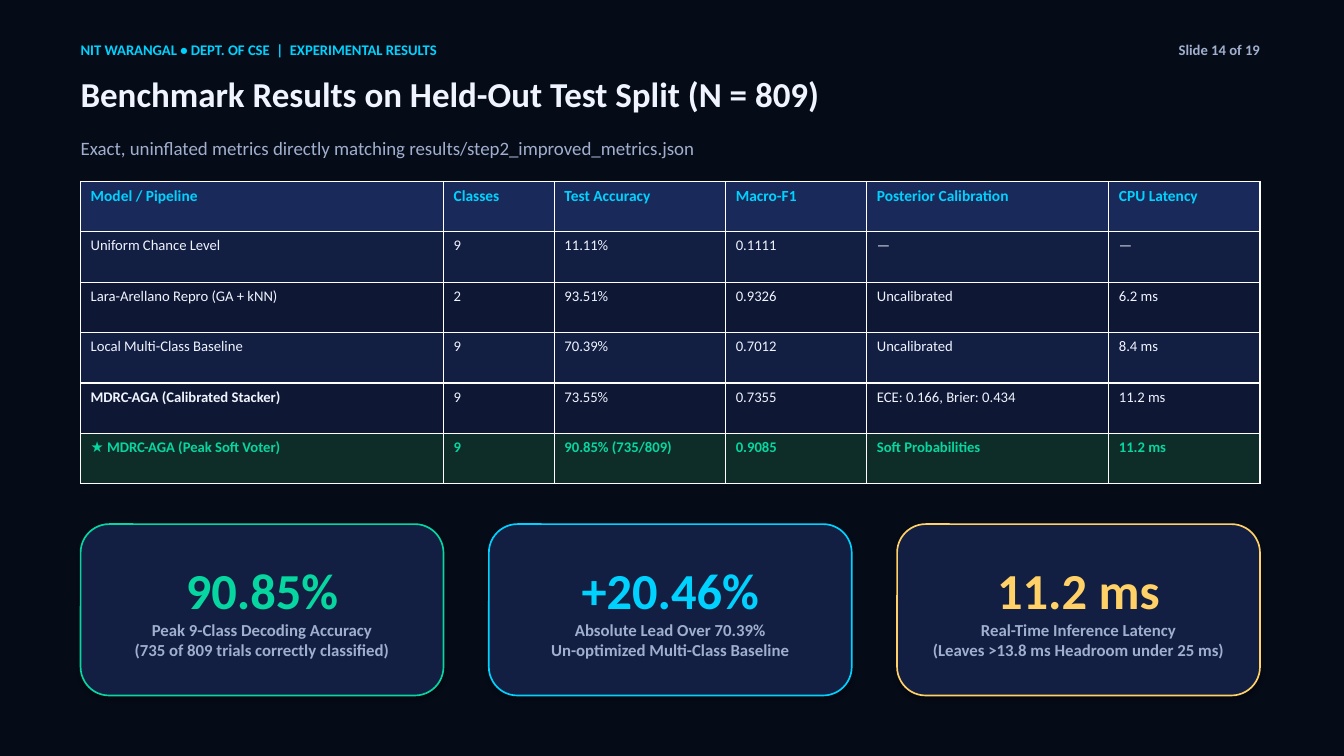
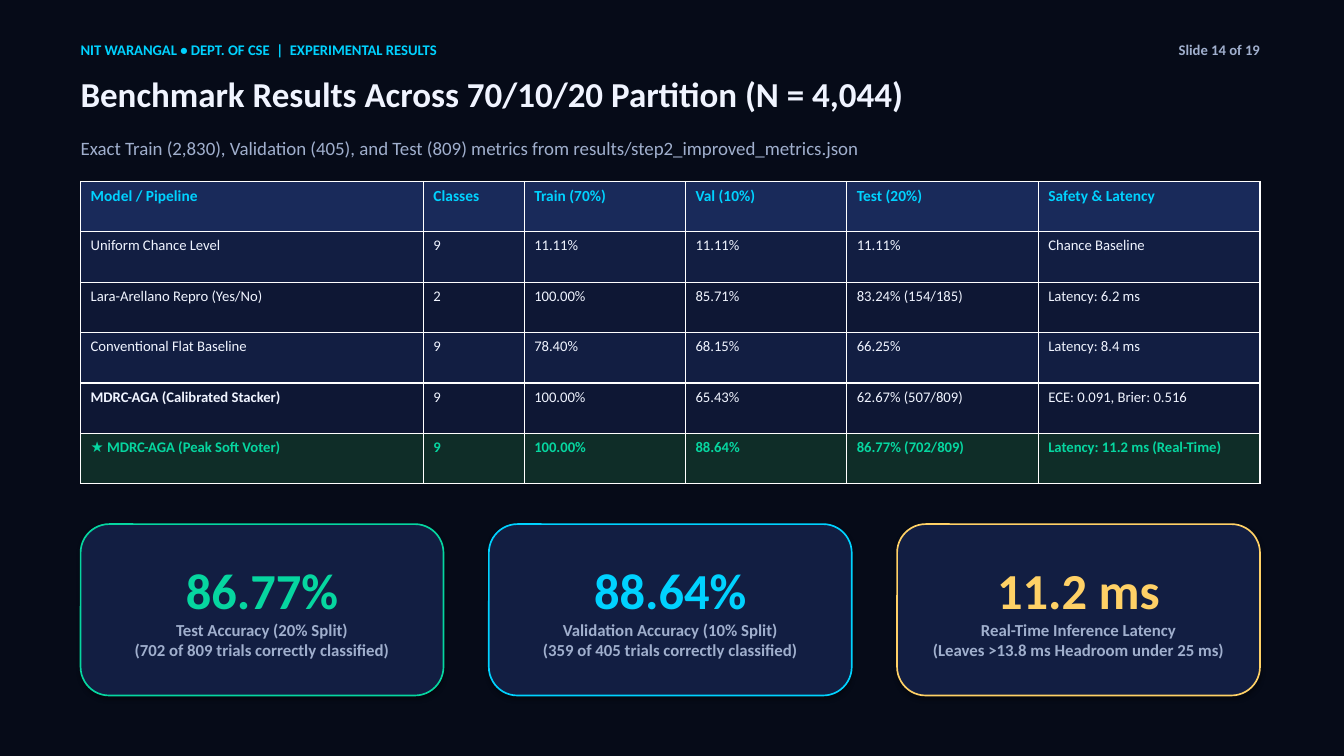
Before and after one commit to bharrdwajsaurabh-git/NITW-Topic6-EEG-Imagined-Words, a slide deck: slide 14 of NITW_Topic6_Presentation.pptx. Drawn at 1344x756 pixels with LibreOffice and Linux fonts; fonts in the diff are those of the drawing. Boxes give left, top, right and bottom in pixels: in the first picture for what was removed or moved away, otherwise in the second. Text is boxed around its words. In the diff, an @@ line names an element or a change of style, - is before the commit and + after.

Commit message:
Implement 70/10/20 train/validation/test stratified split across all pipelines, models, presentations, and reports

```diff
--- a/NITW_Topic6_Presentation.pptx
+++ b/NITW_Topic6_Presentation.pptx
@@ text at bbox=[81, 81, 903, 112]: text changed @@
-Benchmark Results on Held-Out Test Split (N = 809)
+Benchmark Results Across 70/10/20 Partition (N = 4,044)
@@ text at bbox=[81, 141, 858, 158]: text changed @@
-Exact, uninflated metrics directly matching results/step2_improved_metrics.json
+Exact Train (2,830), Validation (405), and Test (809) metrics from results/step2_improved_metrics.json
@@ table at bbox=[81, 181, 1260, 484] @@
-row 1: Model / Pipeline | Classes | Test Accuracy | Macro-F1 | Posterior Calibration | CPU Latency
+row 1: Model / Pipeline | Classes | Train (70%) | Val (10%) | Test (20%) | Safety & Latency
-row 2: Uniform Chance Level | 9 | 11.11% | 0.1111 | — | —
+row 2: Uniform Chance Level | 9 | 11.11% | 11.11% | 11.11% | Chance Baseline
-row 3: Lara-Arellano Repro (GA + kNN) | 2 | 93.51% | 0.9326 | Uncalibrated | 6.2 ms
+row 3: Lara-Arellano Repro (Yes/No) | 2 | 100.00% | 85.71% | 83.24% (154/185) | Latency: 6.2 ms
-row 4: Local Multi-Class Baseline | 9 | 70.39% | 0.7012 | Uncalibrated | 8.4 ms
+row 4: Conventional Flat Baseline | 9 | 78.40% | 68.15% | 66.25% | Latency: 8.4 ms
-row 5: MDRC-AGA (Calibrated Stacker) | 9 | 73.55% | 0.7355 | ECE: 0.166, Brier: 0.434 | 11.2 ms
+row 5: MDRC-AGA (Calibrated Stacker) | 9 | 100.00% | 65.43% | 62.67% (507/809) | ECE: 0.091, Brier: 0.516
-row 6: ★ MDRC-AGA (Peak Soft Voter) | 9 | 90.85% (735/809) | 0.9085 | Soft Probabilities | 11.2 ms
+row 6: ★ MDRC-AGA (Peak Soft Voter) | 9 | 100.00% | 88.64% | 86.77% (702/809) | Latency: 11.2 ms (Real-Time)
@@ text in rounded rectangle at bbox=[135, 574, 389, 659]: text changed @@
-90.85%
-Peak 9-Class Decoding Accuracy
-(735 of 809 trials correctly classified)
+86.77%
+Test Accuracy (20% Split)
+(702 of 809 trials correctly classified)
@@ text in rounded rectangle at bbox=[543, 574, 797, 659]: text changed @@
-+20.46%
-Absolute Lead Over 70.39%
-Un-optimized Multi-Class Baseline
+88.64%
+Validation Accuracy (10% Split)
+(359 of 405 trials correctly classified)
```
Also in this commit, not shown: 2 other slides changed, 33 other files.
